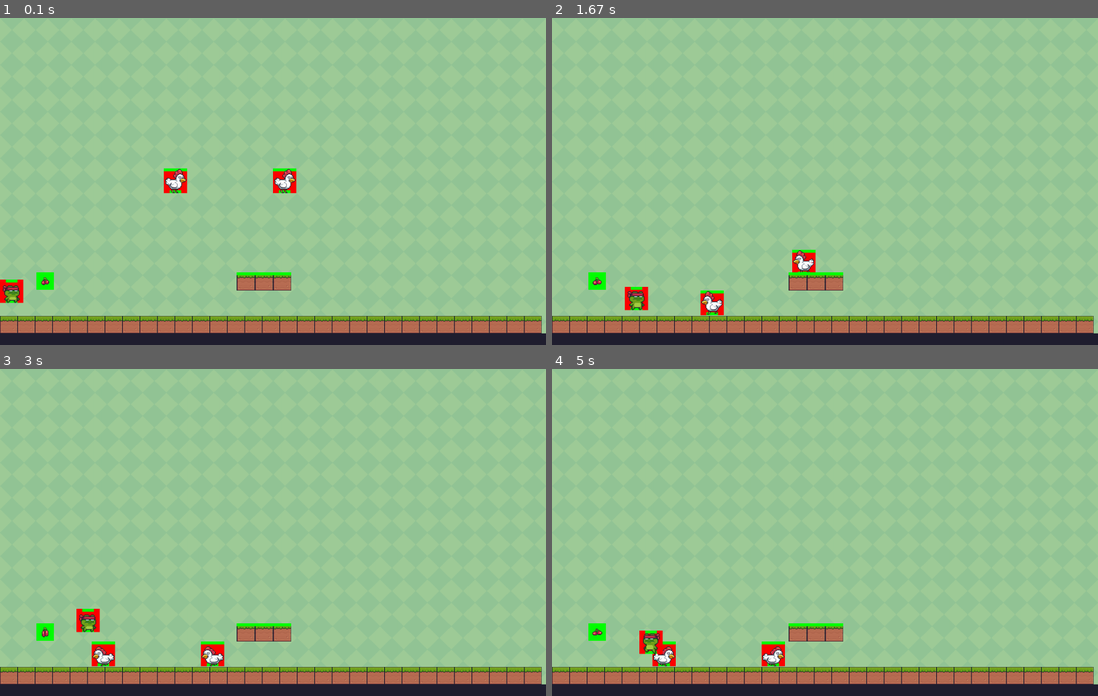
Above: before the commit, frames 1-4 (two rows, left to right).
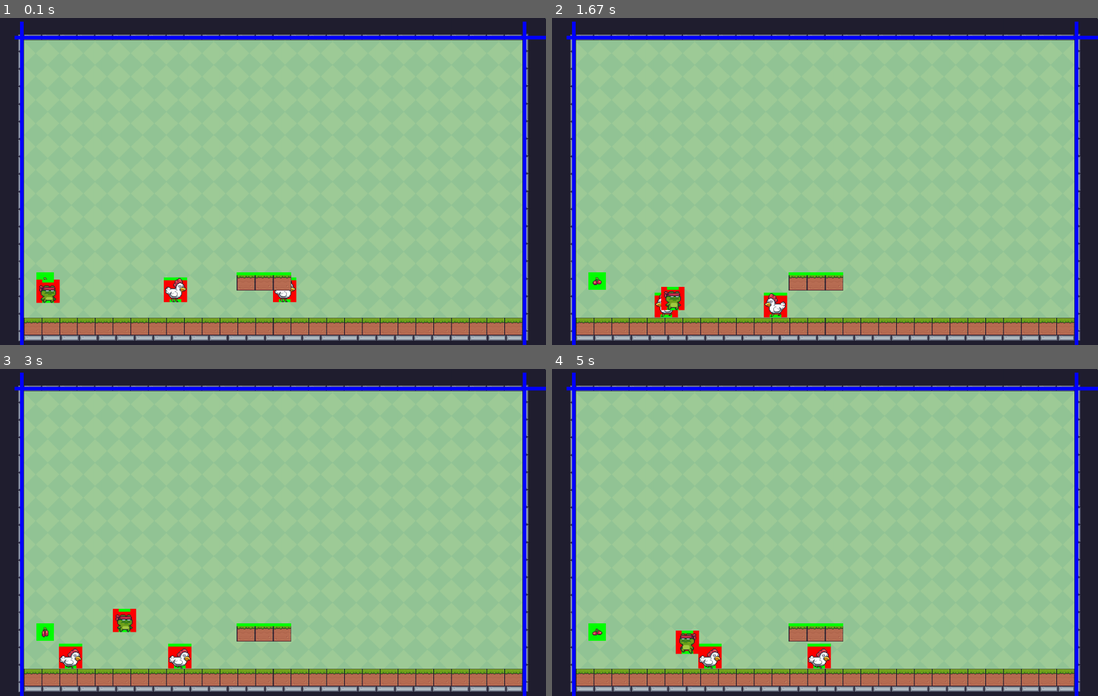
Above: after the commit, the same moments.

Repository: Lukitas22/casasLucas-pygame-tp-final
Game: pygame game, started from main.py
Two runs of this game, one before a commit and one after it. Both use one fixed random seed, a clock stepped at 60 frames per second and the inputs below.
Inputs:
- Up to frame 1 (0.1 s): no input
- Up to frame 2 (1.67 s): hold Right 0.33-0.8 s; hold Right 0.83-1.3 s; tap Space at 0.9, 1.2, 1.4 s; hold Left from 1.33 s (still down)
- Up to frame 3 (3 s): tap Space at 1.7, 1.97, 2.27, 2.4, 2.7 s; release Left at 1.87 s; hold Left 1.9-2.3 s; hold Right 2.33-2.97 s
- Up to frame 4 (5 s): hold Left 3-3.47 s; tap Space at 3.07, 3.37, 3.57, 3.87, 4.07, 4.37, 4.57, 4.87 s; hold Right 3.5-3.97 s; hold Right 4-4.47 s; hold Left from 4.5 s (still down)

The runs differ from the first frame. In frame 1, 20% of the frame differs, in the area x 0-100%, y 0-100%; in frame 2, 21%; in frame 3, 21%; in frame 4, 21%.

Commit message:
Creacion de bordes

Diff:
--- /dev/null
+++ b/control.py
@@ -0,0 +1,20 @@
+import pygame
+from constants import *
+
+
+class Control:
+    def __init__(self) -> None:
+        self.rect_right_border = pygame.Rect(1436, 10, 10, 900)
+        self.rect_left_border = pygame.Rect(55, 10, 10, 900)
+        self.rect_top_border = pygame.Rect(40, 49, 1500, 10)
+
+
+    def collition(self, main_player):
+        pass
+
+
+    def draw(self, screen):
+        if DEBUG:
+            pygame.draw.rect(screen, BLUE, self.rect_right_border)
+            pygame.draw.rect(screen, BLUE, self.rect_left_border)
+            pygame.draw.rect(screen, BLUE, self.rect_top_border)
--- a/loot.py
+++ b/loot.py
@@ -4,7 +4,7 @@
 
 
 
-class Loot():
+class Loot(pygame.sprite.Sprite):
     def __init__(self, x, y, frame_rate_ms, scale = 1) -> None:
             self.idle = Configs.getSurfaceFromSpriteSheet(PATH_IMAGE + "\Loots\Cherries.png", 17, 1, scale = scale)
             self.collected = Configs.getSurfaceFromSpriteSheet(PATH_IMAGE + "\Loots\Collected.png", 6, 1, scale = scale)
--- a/main.py
+++ b/main.py
@@ -6,151 +6,25 @@
 from enemy import Enemy
 from decoration import Decoration
 from loot import Loot
+from control import Control
 
 screen = pygame.display.set_mode((WIDTH_WINDOW, HEIGHT_WINDOW))
 
 pygame.init()
 clock = pygame.time.Clock()
 
-background = pygame.image.load(PATH_IMAGE + "\Backgrounds\Green_2.png")
+background = pygame.image.load(PATH_IMAGE + "\Backgrounds\Primer_nivel.png")
 background = pygame.transform.scale(background, (WIDTH_WINDOW, HEIGHT_WINDOW))
+borders_limits = Control()
 
 decoration_group = pygame.sprite.Group()
-decoration_grass_1 = Decoration("\Platform\grass.png", x = 0, y = 820)
-decoration_grass_2 = Decoration("\Platform\grass.png", x = 48, y = 820)
-decoration_grass_3 = Decoration("\Platform\grass.png", x = 96, y = 820)
-decoration_grass_4 = Decoration("\Platform\grass.png", x = 144, y = 820)
-decoration_grass_5 = Decoration("\Platform\grass.png", x = 192, y = 820)
-decoration_grass_6 = Decoration("\Platform\grass.png", x = 240, y = 820)
-decoration_grass_7 = Decoration("\Platform\grass.png", x = 288, y = 820)
-decoration_grass_8 = Decoration("\Platform\grass.png", x = 336, y = 820)
-decoration_grass_9 = Decoration("\Platform\grass.png", x = 384, y = 820)
-decoration_grass_10 = Decoration("\Platform\grass.png", x = 432, y = 820)
-decoration_grass_11 = Decoration("\Platform\grass.png", x = 480, y = 820)
-decoration_grass_12 = Decoration("\Platform\grass.png", x = 528, y = 820)
-decoration_grass_13 = Decoration("\Platform\grass.png", x = 576, y = 820)
-decoration_grass_14 = Decoration("\Platform\grass.png", x = 624, y = 820)
-decoration_grass_15 = Decoration("\Platform\grass.png", x = 672, y = 820)
-decoration_grass_16 = Decoration("\Platform\grass.png", x = 720, y = 820)
-decoration_grass_17 = Decoration("\Platform\grass.png", x = 768, y = 820)
-decoration_grass_18 = Decoration("\Platform\grass.png", x = 816, y = 820)
-decoration_grass_19 = Decoration("\Platform\grass.png", x = 864, y = 820)
-decoration_grass_20 = Decoration("\Platform\grass.png", x = 912, y = 820)
-decoration_grass_21 = Decoration("\Platform\grass.png", x = 960, y = 820)
-decoration_grass_22 = Decoration("\Platform\grass.png", x = 1008, y = 820)
-decoration_grass_23 = Decoration("\Platform\grass.png", x = 1056, y = 820)
-decoration_grass_24 = Decoration("\Platform\grass.png", x = 1104, y = 820)
-decoration_grass_25 = Decoration("\Platform\grass.png", x = 1152, y = 820)
-decoration_grass_26 = Decoration("\Platform\grass.png", x = 1200, y = 820)
-decoration_grass_27 = Decoration("\Platform\grass.png", x = 1248, y = 820)
-decoration_grass_28 = Decoration("\Platform\grass.png", x = 1296, y = 820)
-decoration_grass_29 = Decoration("\Platform\grass.png", x = 1344, y = 820)
-decoration_grass_30 = Decoration("\Platform\grass.png", x = 1392, y = 820)
-decoration_grass_31 = Decoration("\Platform\grass.png", x = 1440, y = 820)
-decoration_black_1 = Decoration("\Platform\Black.png", x = 0, y = 868)
-decoration_black_2 = Decoration("\Platform\Black.png", x = 48, y = 868)
-decoration_black_3 = Decoration("\Platform\Black.png", x = 96, y = 868)
-decoration_black_4 = Decoration("\Platform\Black.png", x = 144, y = 868)
-decoration_black_5 = Decoration("\Platform\Black.png", x = 192, y = 868)
-decoration_black_6 = Decoration("\Platform\Black.png", x = 240, y = 868)
-decoration_black_7 = Decoration("\Platform\Black.png", x = 288, y = 868)
-decoration_black_8 = Decoration("\Platform\Black.png", x = 336, y = 868)
-decoration_black_9 = Decoration("\Platform\Black.png", x = 384, y = 868)
-decoration_black_10 = Decoration("\Platform\Black.png", x = 432, y = 868)
-decoration_black_11 = Decoration("\Platform\Black.png", x = 480, y = 868)
-decoration_black_12 = Decoration("\Platform\Black.png", x = 528, y = 868)
-decoration_black_13 = Decoration("\Platform\Black.png", x = 576, y = 868)
-decoration_black_14 = Decoration("\Platform\Black.png", x = 624, y = 868)
-decoration_black_15 = Decoration("\Platform\Black.png", x = 672, y = 868)
-decoration_black_16 = Decoration("\Platform\Black.png", x = 720, y = 868)
-decoration_black_17 = Decoration("\Platform\Black.png", x = 768, y = 868)
-decoration_black_18 = Decoration("\Platform\Black.png", x = 816, y = 868)
-decoration_black_19 = Decoration("\Platform\Black.png", x = 864, y = 868)
-decoration_black_20 = Decoration("\Platform\Black.png", x = 912, y = 868)
-decoration_black_21 = Decoration("\Platform\Black.png", x = 960, y = 868)
-decoration_black_22 = Decoration("\Platform\Black.png", x = 1008, y = 868)
-decoration_black_23 = Decoration("\Platform\Black.png", x = 1056, y = 868)
-decoration_black_24 = Decoration("\Platform\Black.png", x = 1104, y = 868)
-decoration_black_25 = Decoration("\Platform\Black.png", x = 1152, y = 868)
-decoration_black_26 = Decoration("\Platform\Black.png", x = 1200, y = 868)
-decoration_black_27 = Decoration("\Platform\Black.png", x = 1248, y = 868)
-decoration_black_28 = Decoration("\Platform\Black.png", x = 1296, y = 868)
-decoration_black_29 = Decoration("\Platform\Black.png", x = 1344, y = 868)
-decoration_black_30 = Decoration("\Platform\Black.png", x = 1392, y = 868)
-decoration_black_31 = Decoration("\Platform\Black.png", x = 1440, y = 868)
-decoration_black_32 = Decoration("\Platform\Black.png", x = 1488, y = 868)
 
 
-decoration_group.add(decoration_grass_1)
-decoration_group.add(decoration_grass_2)
-decoration_group.add(decoration_grass_3)
-decoration_group.add(decoration_grass_4)
-decoration_group.add(decoration_grass_5)
-decoration_group.add(decoration_grass_6)
-decoration_group.add(decoration_grass_7)
-decoration_group.add(decoration_grass_8)
-decoration_group.add(decoration_grass_9)
-decoration_group.add(decoration_grass_10)
-decoration_group.add(decoration_grass_11)
-decoration_group.add(decoration_grass_12)
-decoration_group.add(decoration_grass_13)
-decoration_group.add(decoration_grass_14)
-decoration_group.add(decoration_grass_15)
-decoration_group.add(decoration_grass_16)
-decoration_group.add(decoration_grass_17)
-decoration_group.add(decoration_grass_18)
-decoration_group.add(decoration_grass_19)
-decoration_group.add(decoration_grass_20)
-decoration_group.add(decoration_grass_21)
-decoration_group.add(decoration_grass_22)
-decoration_group.add(decoration_grass_23)
-decoration_group.add(decoration_grass_24)
-decoration_group.add(decoration_grass_25)
-decoration_group.add(decoration_grass_26)
-decoration_group.add(decoration_grass_27)
-decoration_group.add(decoration_grass_28)
-decoration_group.add(decoration_grass_29)
-decoration_group.add(decoration_grass_30)
-decoration_group.add(decoration_grass_31)
-decoration_group.add(decoration_black_1)
-decoration_group.add(decoration_black_2)
-decoration_group.add(decoration_black_3)
-decoration_group.add(decoration_black_4)
-decoration_group.add(decoration_black_5)
-decoration_group.add(decoration_black_6)
-decoration_group.add(decoration_black_7)
-decoration_group.add(decoration_black_8)
-decoration_group.add(decoration_black_9)
-decoration_group.add(decoration_black_10)
-decoration_group.add(decoration_black_11)
-decoration_group.add(decoration_black_12)
-decoration_group.add(decoration_black_13)
-decoration_group.add(decoration_black_14)
-decoration_group.add(decoration_black_15)
-decoration_group.add(decoration_black_16)
-decoration_group.add(decoration_black_17)
-decoration_group.add(decoration_black_18)
-decoration_group.add(decoration_black_19)
-decoration_group.add(decoration_black_20)
-decoration_group.add(decoration_black_21)
-decoration_group.add(decoration_black_22)
-decoration_group.add(decoration_black_23)
-decoration_group.add(decoration_black_24)
-decoration_group.add(decoration_black_25)
-decoration_group.add(decoration_black_26)
-decoration_group.add(decoration_black_27)
-decoration_group.add(decoration_black_28)
-decoration_group.add(decoration_black_29)
-decoration_group.add(decoration_black_30)
-decoration_group.add(decoration_black_31)
-decoration_group.add(decoration_black_32)
-
-
-main_player = Player(x = 0, y = 700, speed = 10, gravity = 20, jump_power = 20, frame_rate_ms = 55, move_frame_rate_ms = 40, jump_height = 150, scale = 2, interval_time_jump = 300)
+main_player = Player(x = 100, y = 700, speed = 10, gravity = 20, jump_power = 20, frame_rate_ms = 55, move_frame_rate_ms = 40, jump_height = 150, scale = 2, interval_time_jump = 300)
 
 enemy_list = []
-enemy_list.append (Enemy(x=450,y=400,speed=6,gravity=14,jump_power=30,frame_rate_ms=150,move_frame_rate_ms=50,jump_height=140,scale= 2,interval_time_jump=300))
-enemy_list.append (Enemy(x=750,y=400,speed=6,gravity=14,jump_power=30,frame_rate_ms=150,move_frame_rate_ms=50,jump_height=140,scale=2,interval_time_jump=300))
+enemy_list.append (Enemy(x=450,y=700,speed=6,gravity=14,jump_power=30,frame_rate_ms=150,move_frame_rate_ms=50,jump_height=140,scale= 2,interval_time_jump=300))
+enemy_list.append (Enemy(x=750,y=700,speed=6,gravity=14,jump_power=30,frame_rate_ms=150,move_frame_rate_ms=50,jump_height=140,scale=2,interval_time_jump=300))
 
 
 list_platforms = []
@@ -183,6 +57,7 @@
     for platform in list_platforms:
         platform.draw(screen)
 
+    borders_limits.draw(screen)
     loot.update(delta_ms, main_player)
     loot.draw(screen)
     main_player.events(delta_ms, keys)
Binary file removed: Images/Backgrounds/Green_2.png
Binary file added: Images/Backgrounds/Primer_nivel.png
